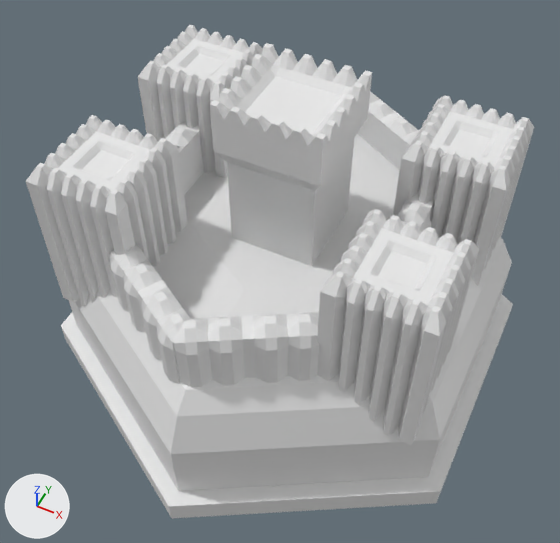
An edit to the Blender file Models/City.blend, drawn before and after from the same camera.
Camera for both pictures: a 50 mm lens placed at (9.2, -19.4, 27.3), pointed at (0.2, -1.3, 4.8). Arrows for +X, +Y and +Z are at lower left; the lights stay in place.
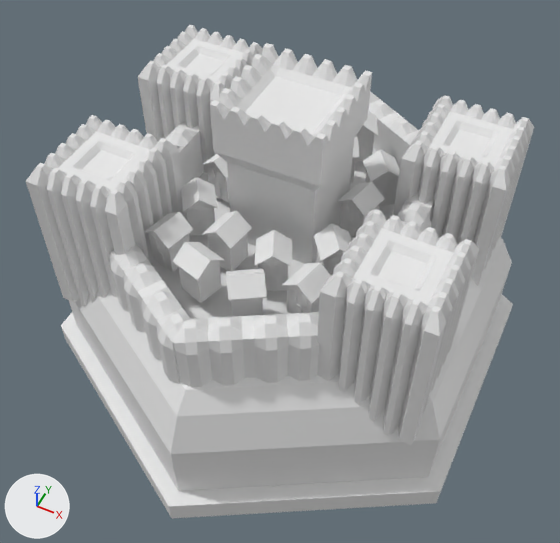
Pixel boxes (x1, y1, x2, y2) of what changed, in the pictures (560 x 543 px):
'Cube.019', added: after (173, 242, 225, 303)
'Cube.018', added: after (202, 211, 252, 271)
'Cube.020', added: after (254, 230, 292, 291)
'Cube.021', added: after (144, 212, 194, 272)
'Cube.017', added: after (226, 269, 267, 317)
'Cube.026', added: after (282, 263, 331, 314)
'Cube.022', added: after (181, 177, 218, 236)
'Cube.027', added: after (337, 182, 385, 237)
'Cube.028', added: after (363, 149, 400, 207)
'Cube.025', added: after (314, 224, 351, 276)
'Cube.024', added: after (202, 154, 229, 202)
'Cube.013', added: after (355, 111, 378, 161)
'Cube.016', added: after (350, 137, 360, 183)

What changed in the scene script:
```text
Add ob_cube_028:
    ob_cube_028 = bpy.data.objects.new('Cube.028', me_cube_028)  # 108 vertices, 98 faces; spans x -2.5..2.5, y -0.03..7.6, z -2.5..2.5; in mat_material_067 (white #e7e7e7), mat_material_068 (white #e7e7e7)
    ob_cube_028.location = (2.63, 2.54, 6.52)
    ob_cube_028.rotation_euler = (1.571, 0.0, -0.949)  # degrees (90, 0, -54)
    ob_cube_028.scale = (0.249, 0.249, 0.249)
Add ob_cube_027:
    ob_cube_027 = bpy.data.objects.new('Cube.027', me_cube_027)  # 108 vertices, 98 faces; spans x -2.5..2.5, y -0.03..7.6, z -2.5..2.5; in mat_material_065 (white #e7e7e7), mat_material_066 (white #e7e7e7)
    ob_cube_027.location = (2.53, 0.6, 6.52)
    ob_cube_027.rotation_euler = (1.571, 0.0, -1.803)  # degrees (90, 0, -103)
    ob_cube_027.scale = (0.249, 0.249, 0.249)
Add ob_cube_026:
    ob_cube_026 = bpy.data.objects.new('Cube.026', me_cube_026)  # 108 vertices, 98 faces; spans x -2.5..2.5, y -0.03..7.6, z -2.5..2.5; in mat_material_063 (white #e7e7e7), mat_material_064 (white #e7e7e7)
    ob_cube_026.location = (2.53, -3.89, 6.52)
    ob_cube_026.rotation_euler = (1.571, 0.0, -1.803)  # degrees (90, 0, -103)
    ob_cube_026.scale = (0.249, 0.249, 0.249)
Add ob_cube_025:
    ob_cube_025 = bpy.data.objects.new('Cube.025', me_cube_025)  # 108 vertices, 98 faces; spans x -2.5..2.5, y -0.03..7.6, z -2.5..2.5; in mat_material_061 (white #e7e7e7), mat_material_062 (white #e7e7e7)
    ob_cube_025.location = (2.63, -1.95, 6.52)
    ob_cube_025.rotation_euler = (1.571, 0.0, -0.949)  # degrees (90, 0, -54)
    ob_cube_025.scale = (0.249, 0.249, 0.249)
Add ob_cube_024:
    ob_cube_024 = bpy.data.objects.new('Cube.024', me_cube_024)  # 108 vertices, 98 faces; spans x -2.5..2.5, y -0.03..7.6, z -2.5..2.5; in mat_material_059 (white #e7e7e7), mat_material_060 (white #e7e7e7)
    ob_cube_024.location = (-2.91, 0.2, 6.52)
    ob_cube_024.rotation_euler = (1.571, 0.0, -1.803)  # degrees (90, 0, -103)
    ob_cube_024.scale = (0.249, 0.249, 0.249)
Add ob_cube_022:
    ob_cube_022 = bpy.data.objects.new('Cube.022', me_cube_022)  # 108 vertices, 98 faces; spans x -2.5..2.5, y -0.03..7.6, z -2.5..2.5; in mat_material_055 (white #e7e7e7), mat_material_056 (white #e7e7e7)
    ob_cube_022.location = (-2.81, -1.95, 6.52)
    ob_cube_022.rotation_euler = (1.571, 0.0, -0.949)  # degrees (90, 0, -54)
    ob_cube_022.scale = (0.249, 0.249, 0.249)
Add ob_cube_021:
    ob_cube_021 = bpy.data.objects.new('Cube.021', me_cube_021)  # 108 vertices, 98 faces; spans x -2.5..2.5, y -0.03..7.6, z -2.5..2.5; in mat_material_053 (white #e7e7e7), mat_material_054 (white #e7e7e7)
    ob_cube_021.location = (-2.91, -3.89, 6.52)
    ob_cube_021.rotation_euler = (1.571, 0.0, -1.803)  # degrees (90, 0, -103)
    ob_cube_021.scale = (0.249, 0.249, 0.249)
Add ob_cube_020:
    ob_cube_020 = bpy.data.objects.new('Cube.020', me_cube_020)  # 108 vertices, 98 faces; spans x -2.5..2.5, y -0.03..7.6, z -2.5..2.5; in mat_material_051 (white #e7e7e7), mat_material_052 (white #e7e7e7)
    ob_cube_020.location = (0.87, -3.17, 6.52)
    ob_cube_020.rotation_euler = (1.571, 0.0, -1.144)  # degrees (90, 0, -66)
    ob_cube_020.scale = (0.249, 0.249, 0.249)
Add ob_cube_019:
    ob_cube_019 = bpy.data.objects.new('Cube.019', me_cube_019)  # 108 vertices, 98 faces; spans x -2.5..2.5, y -0.03..7.6, z -2.5..2.5; in mat_material_049 (white #e7e7e7), mat_material_050 (white #e7e7e7)
    ob_cube_019.location = (-1.23, -4.64, 6.52)
    ob_cube_019.rotation_euler = (1.571, 0.0, -3.427)  # degrees (90, 0, -196)
    ob_cube_019.scale = (0.249, 0.249, 0.249)
Add ob_cube_018:
    ob_cube_018 = bpy.data.objects.new('Cube.018', me_cube_018)  # 108 vertices, 98 faces; spans x -2.5..2.5, y -0.03..7.6, z -2.5..2.5; in mat_material_047 (white #e7e7e7), mat_material_048 (white #e7e7e7)
    ob_cube_018.location = (-1.06, -2.97, 6.52)
    ob_cube_018.rotation_euler = (1.571, 0.0, -4.855)  # degrees (90, 0, -278)
    ob_cube_018.scale = (0.249, 0.249, 0.249)
Add ob_cube_017:
    ob_cube_017 = bpy.data.objects.new('Cube.017', me_cube_017)  # 108 vertices, 98 faces; spans x -2.5..2.5, y -0.03..7.6, z -2.5..2.5; in mat_material_045 (white #e7e7e7), mat_material_046 (white #e7e7e7)
    ob_cube_017.location = (0.7, -4.84, 6.52)
    ob_cube_017.rotation_euler = (1.571, 0.0, -2.573)  # degrees (90, 0, -147)
    ob_cube_017.scale = (0.249, 0.249, 0.249)
Add ob_cube_016:
    ob_cube_016 = bpy.data.objects.new('Cube.016', me_cube_016)  # 108 vertices, 98 faces; spans x -2.5..2.5, y -0.03..7.6, z -2.5..2.5; in mat_material_043 (white #e7e7e7), mat_material_044 (white #e7e7e7)
    ob_cube_016.location = (0.7, 3.01, 6.52)
    ob_cube_016.rotation_euler = (1.571, 0.0, -2.573)  # degrees (90, 0, -147)
    ob_cube_016.scale = (0.249, 0.249, 0.249)
Add ob_cube_013:
    ob_cube_013 = bpy.data.objects.new('Cube.013', me_cube_013)  # 108 vertices, 98 faces; spans x -2.5..2.5, y -0.03..7.6, z -2.5..2.5; in mat_material_037 (white #e7e7e7), mat_material_038 (white #e7e7e7)
    ob_cube_013.location = (0.87, 4.68, 6.52)
    ob_cube_013.rotation_euler = (1.571, 0.0, -1.144)  # degrees (90, 0, -66)
    ob_cube_013.scale = (0.249, 0.249, 0.249)
```
